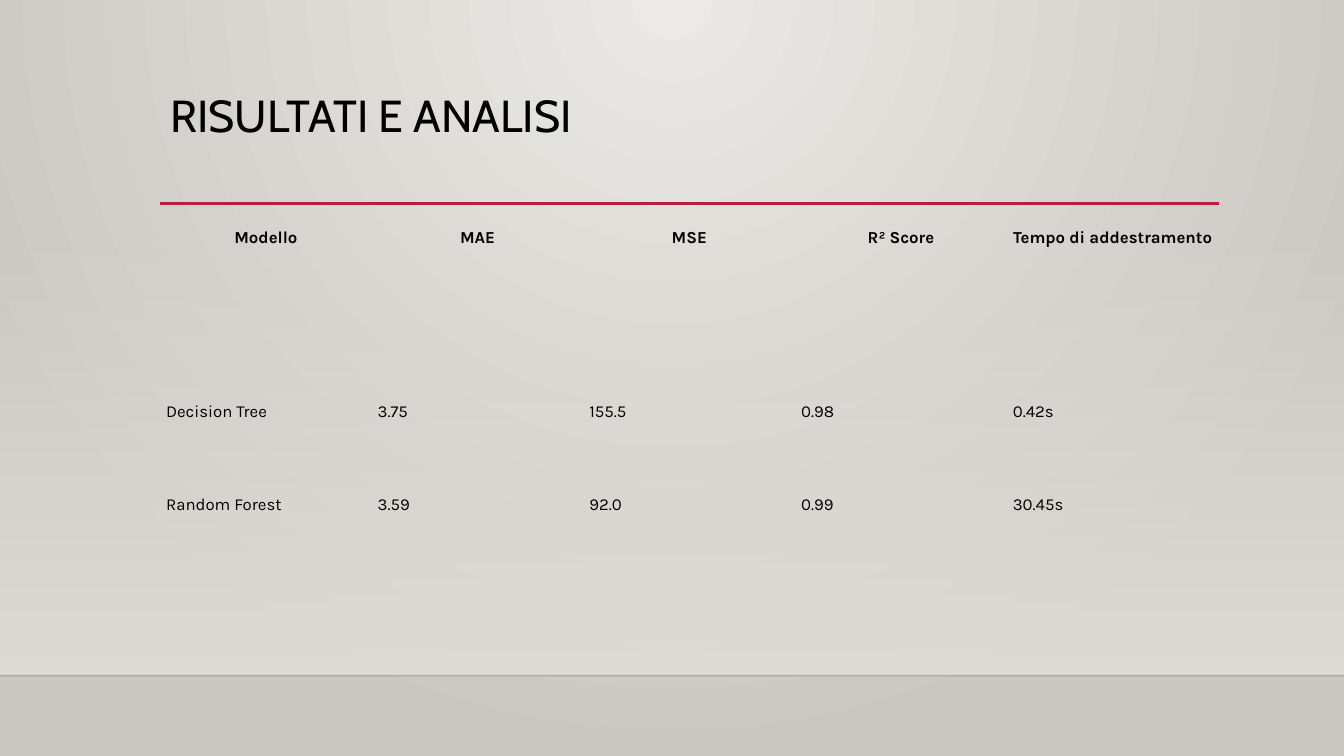
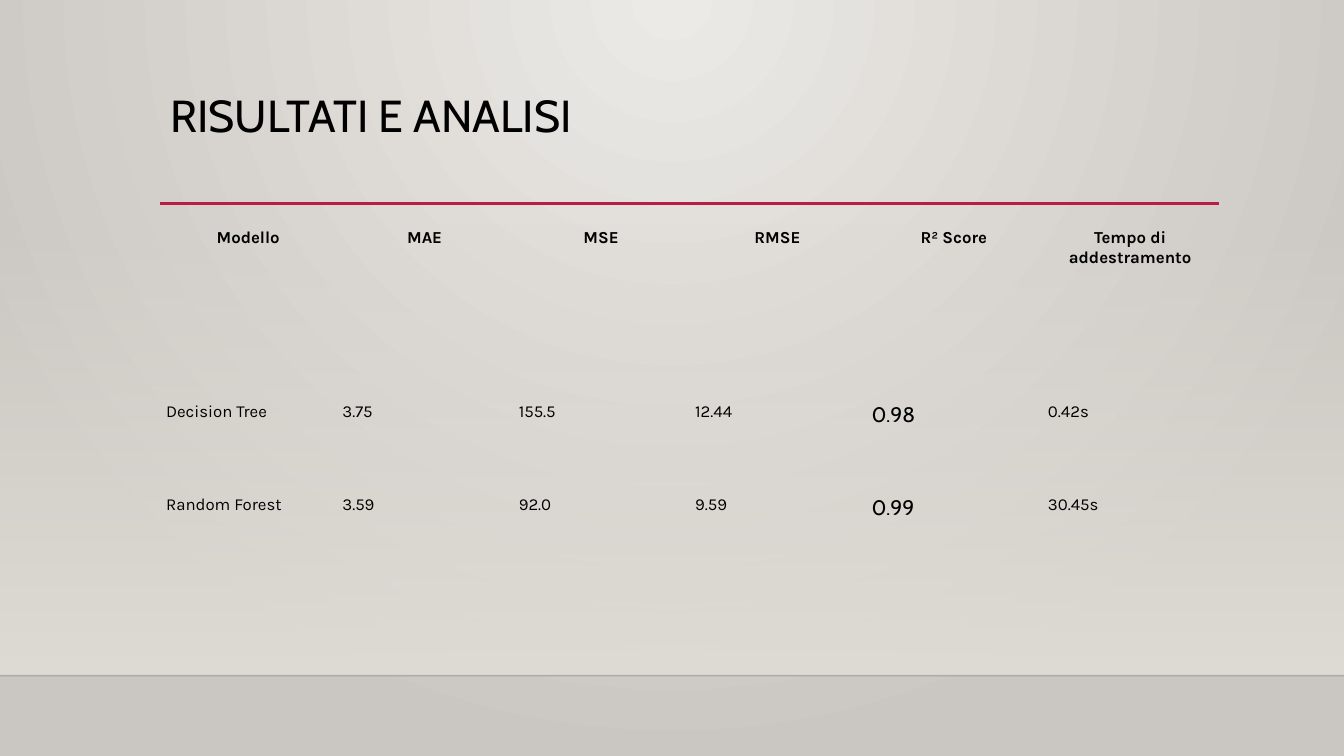
Before and after one commit to Antox003/Elettric_car, a slide deck: slide 8 of Documents/Autonomia auto elettriche.pptx. Drawn at 1344x756 pixels with LibreOffice and Linux fonts; fonts in the diff are those of the drawing; background and template pictures are left out. Boxes give left, top, right and bottom in pixels: in the first picture for what was removed or moved away, otherwise in the second. Text is boxed around its words. In the diff, an @@ line names an element or a change of style, - is before the commit and + after.

```diff
--- a/Documents/Autonomia auto elettriche.pptx
+++ b/Documents/Autonomia auto elettriche.pptx
@@ table at bbox=[160, 222, 1219, 602] @@
+column 4: RMSE | 12.44 | 9.59
```
Also in this commit, not shown: 3 other slides changed, 1 other file.
